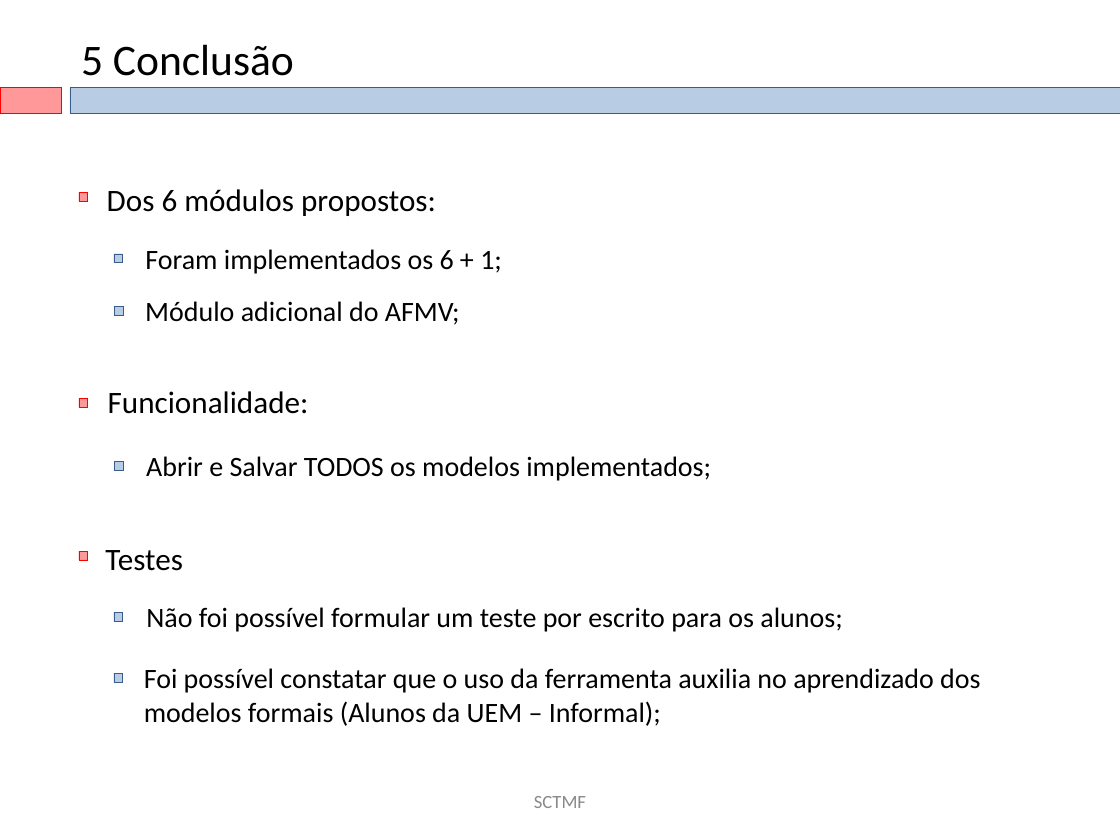
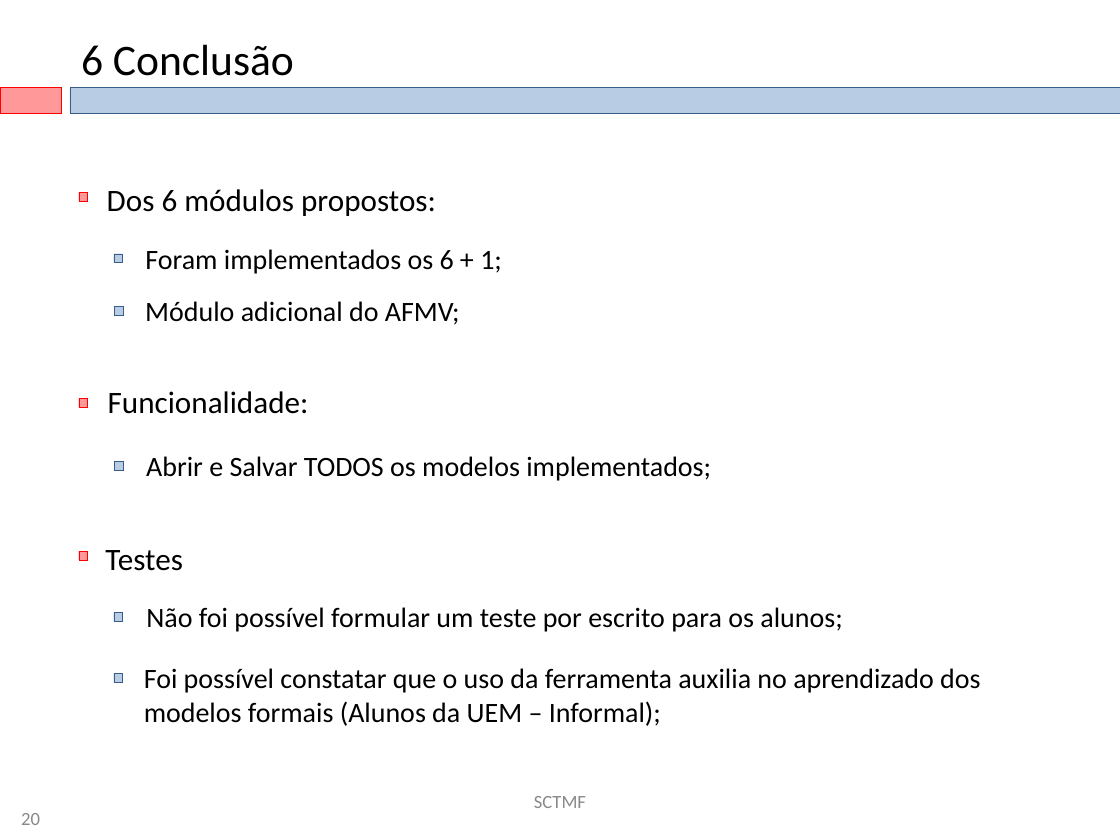
Before and after one commit to eduardoabreubg/sctmf, a slide deck: slide 20 of sctmf/documentation/SCTMF-Final_20071201.ppt (slide 18 before the commit). Drawn at 1120x840 pixels with LibreOffice and Linux fonts; fonts in the diff are those of the drawing; background and template pictures are left out. Boxes give left, top, right and bottom in pixels: in the first picture for what was removed or moved away, otherwise in the second. Text is boxed around its words. In the diff, an @@ line names an element or a change of style, - is before the commit and + after.

```diff
--- a/sctmf/documentation/SCTMF-Final_20071201.ppt
+++ b/sctmf/documentation/SCTMF-Final_20071201.ppt
@@ text at <box>81,44,294,76</box>: text changed @@
-5 Conclusão
+6 Conclusão
@@ text added at <box>21,813,40,825</box>, 12 pt, text #898989 @@
+20
```
Also in this commit, not shown: 18 other slides changed, 2 slides added.
